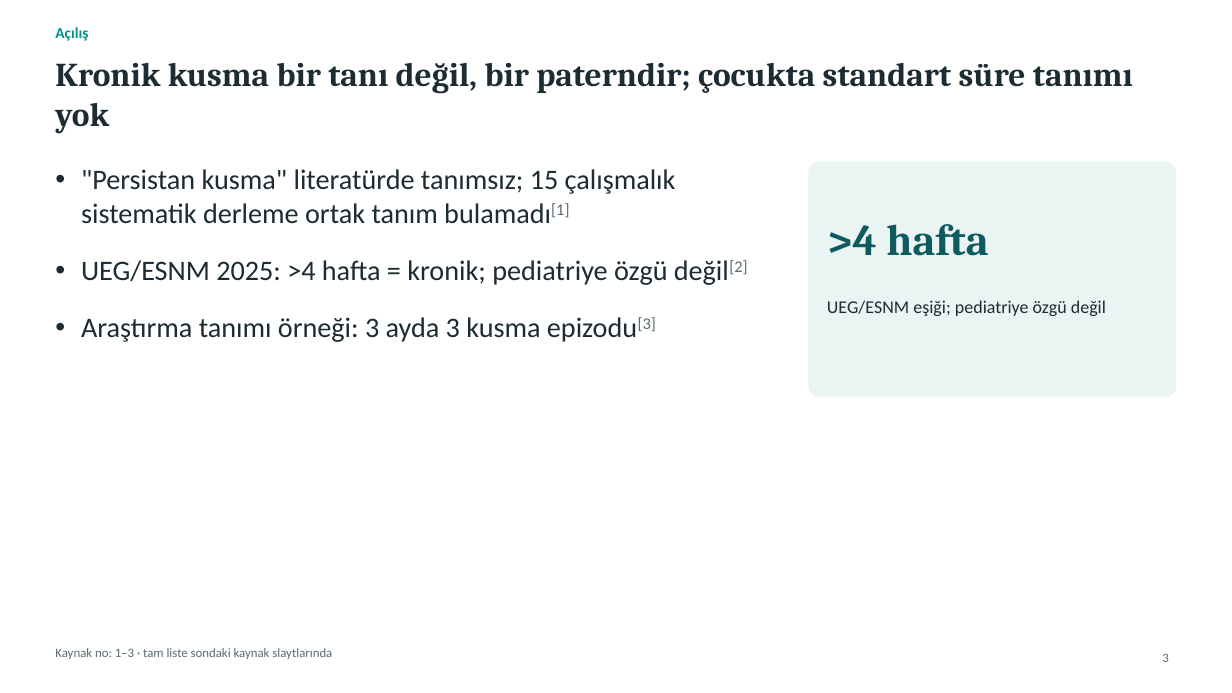
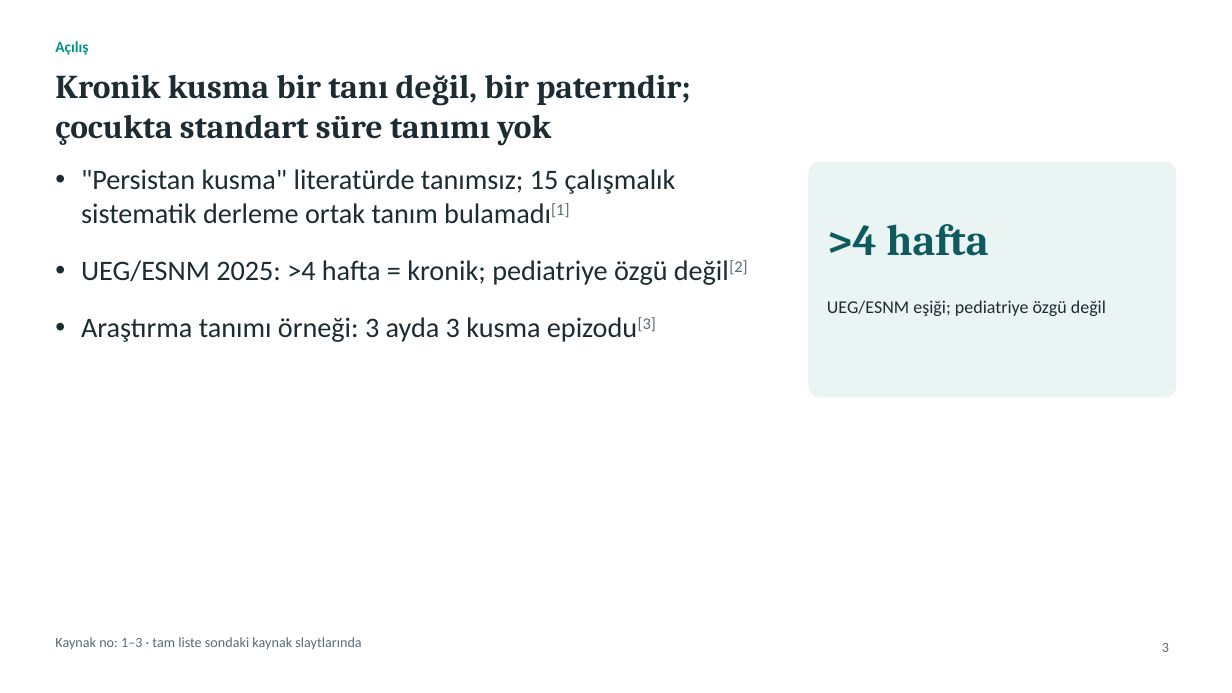
Before and after one commit to gokhanbirsen1992-sketch/sunu-, a slide deck: slide 3 of Sunum_KronikKusma/output/KronikKusmaYaklasim.pptx. Drawn at 1232x693 pixels with LibreOffice and Linux fonts; fonts in the diff are those of the drawing. Boxes give left, top, right and bottom in pixels: in the first picture for what was removed or moved away, otherwise in the second. Text is boxed around its words. In the diff, an @@ line names an element or a change of style, - is before the commit and + after.

```diff
--- a/Sunum_KronikKusma/output/KronikKusmaYaklasim.pptx
+++ b/Sunum_KronikKusma/output/KronikKusmaYaklasim.pptx
@@ text "Açılış": place and size @@
-text "Açılış" at [55,27,88,41]
+text "Açılış" at [55,41,88,55]
@@ title at [55,75,691,145]: text changed @@
-Kronik kusma bir tanı değil, bir paterndir; çocukta standart süre tanımı yok
+Kronik kusma bir tanı değil, bir paterndir;
+çocukta standart süre tanımı yok
@@ text "Kaynak no: 1–3 · tam ...": place and size @@
-text "Kaynak no: 1–3 · tam ..." at [55,648,332,659]
+text "Kaynak no: 1–3 · tam ..." at [55,637,361,650]
@@ text "Kaynak no: 1–3 · tam ..." at [55,637,361,650]: size 10 to 11 pt @@
@@ page number: place and size @@
-page number at [1162,653,1168,662]
+page number at [1162,643,1169,652]
@@ page number at [1162,643,1169,652]: size 10 to 11 pt @@
```
Also in this commit, not shown: 46 other slides changed, 9 other files.
